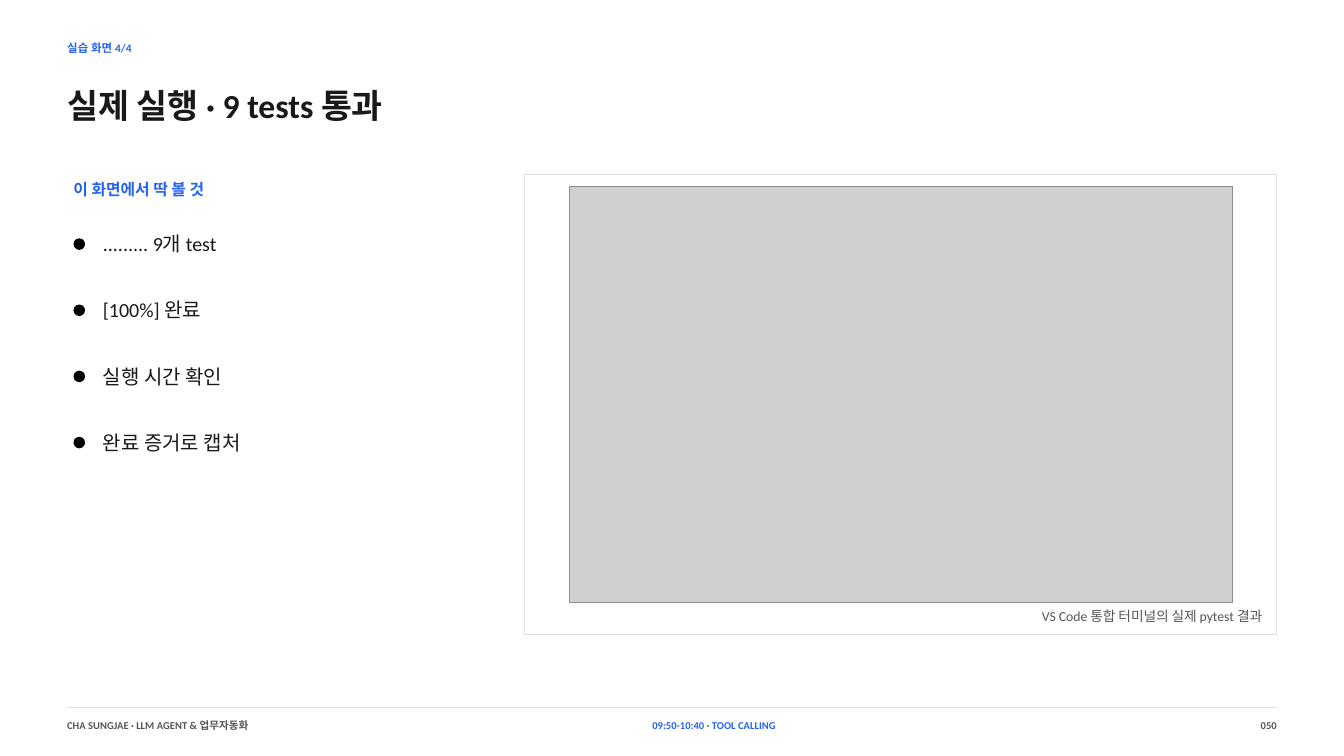
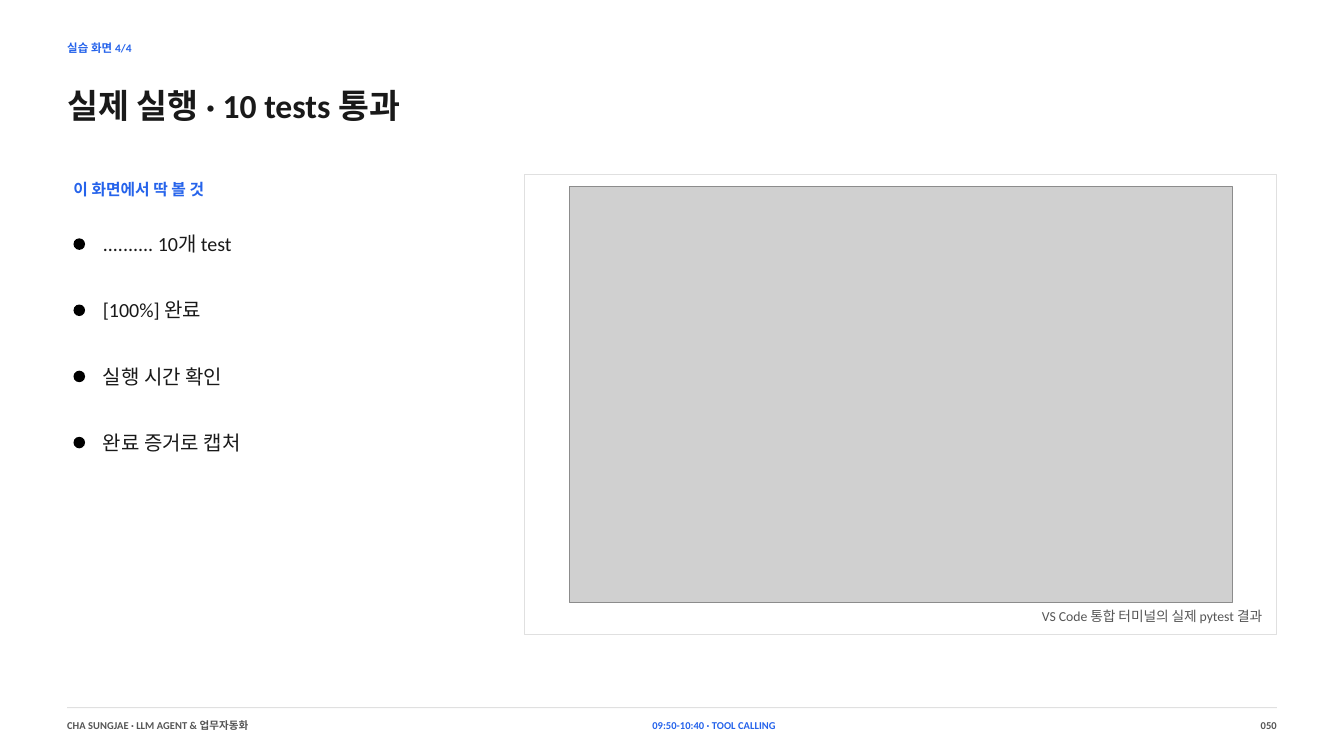
Before and after one commit to smilesjcha/llm-agent-and-workflow-automation, a slide deck: slide 50 of slides/IPA_LLM_Agent_업무자동화_Day1_2026-08-23_MUSINSA_PARTS_270p.pptx. Drawn at 1344x756 pixels with LibreOffice and Linux fonts; fonts in the diff are those of the drawing; grey boxes stand for pictures. Boxes give left, top, right and bottom in pixels: in the first picture for what was removed or moved away, otherwise in the second. Text is boxed around its words. In the diff, an @@ line names an element or a change of style, - is before the commit and + after.

```diff
--- a/slides/IPA_LLM_Agent_업무자동화_Day1_2026-08-23_MUSINSA_PARTS_270p.pptx
+++ b/slides/IPA_LLM_Agent_업무자동화_Day1_2026-08-23_MUSINSA_PARTS_270p.pptx
@@ text at (x1=67, y1=90, x2=400, y2=121): text changed @@
-실제 실행 · 9 tests 통과
+실제 실행 · 10 tests 통과
@@ text at (x1=158, y1=235, x2=232, y2=253): text changed @@
-......... 9개 test
+.......... 10개 test
```
Also in this commit, not shown: 14 other slides changed, 15 other files.
